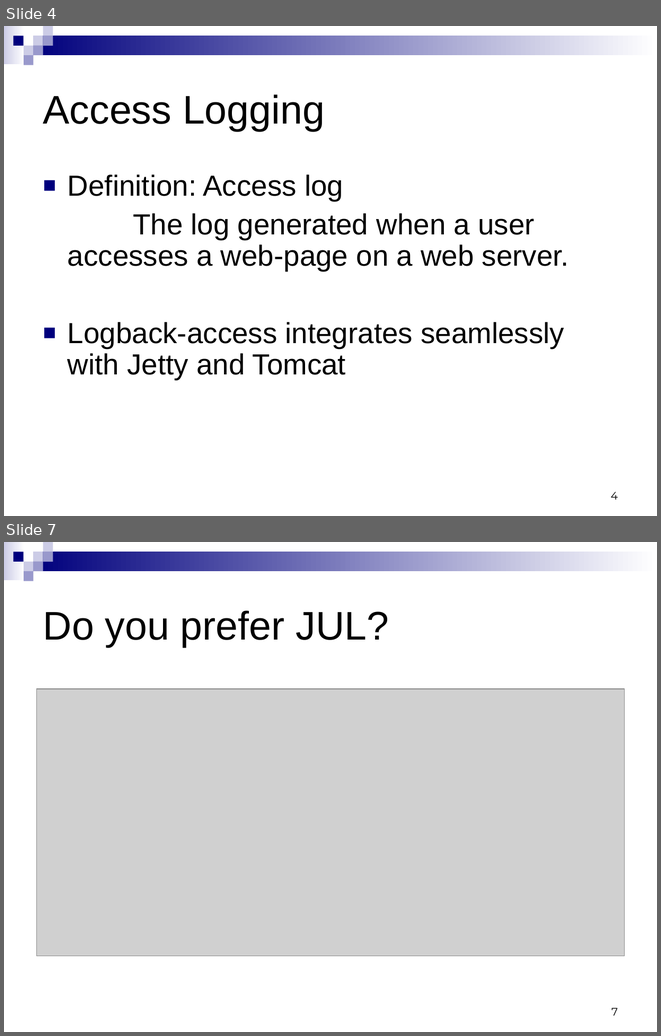
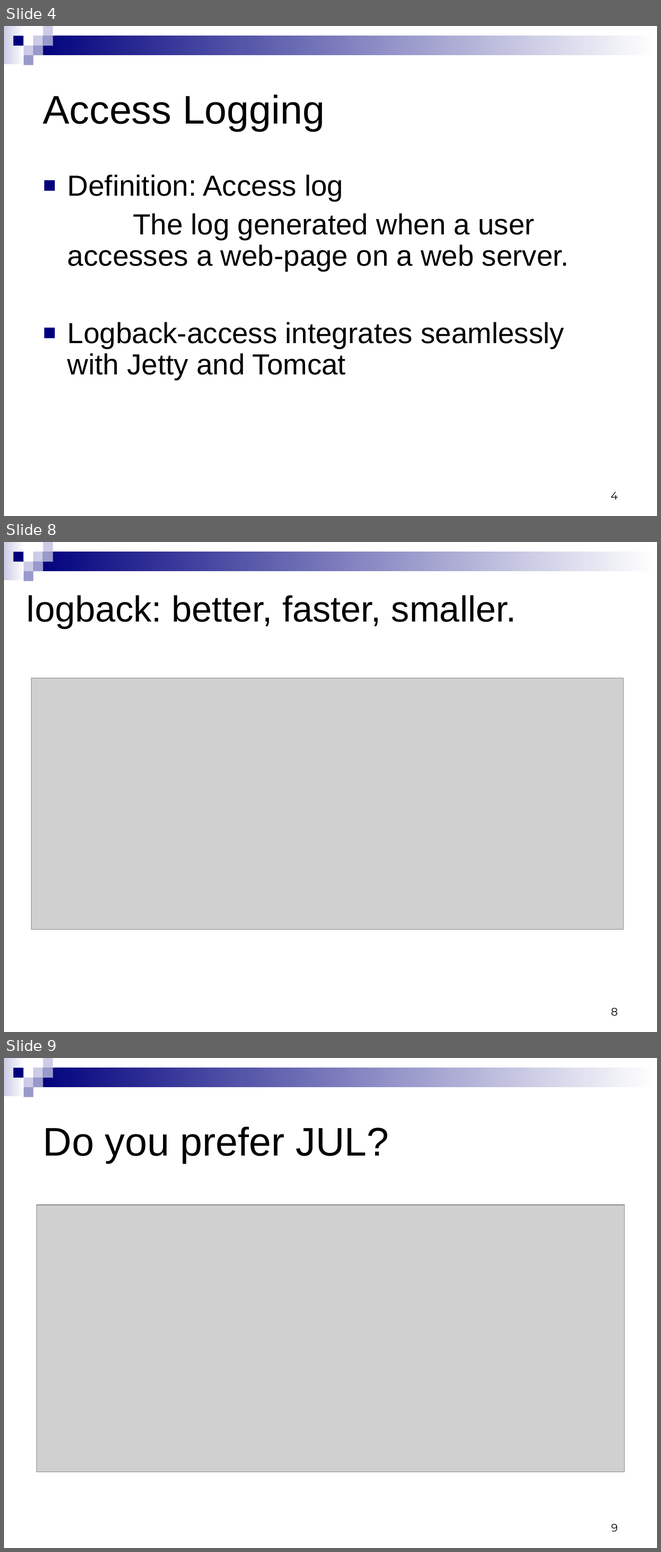
Before and after one commit to qos-ch/logback, a slide deck: logback-site/src/site/resources/10reasons.ppt. Shown one above the other, each under a label of ours: slides 4 and 7 before the commit, slides 4, 8 and 9 after it; the slides between them are not shown. The pictures are 661x1036 and 661x1552 pixels, drawn with LibreOffice and Linux fonts; fonts in the diff are those of the drawing; grey boxes stand for pictures; background and template pictures are left out. Boxes give left, top, right and bottom in pixels: in the first picture for what was removed or moved away, otherwise in the second. Text is boxed around its words. In the diff, an @@ line names an element or a change of style, - is before the commit and + after.

```diff
--- a/logback-site/src/site/resources/10reasons.ppt
+++ b/logback-site/src/site/resources/10reasons.ppt
@@ slide 8 added at box(4, 542, 657, 1032), background #FFFFFF; not listed: 9 template elements that a slide beside it also shows @@
@@ title added at box(27, 595, 517, 628), 40 pt, text #000000 @@
+logback: better, faster, smaller.
@@ picture added at box(32, 678, 624, 929) @@
@@ page number added at box(611, 1007, 618, 1015), 12 pt, text #000000 @@
+8
@@ what was slide 7 is now slide 9 @@
@@ page number at box(611, 1523, 618, 1531): text changed @@
-7
+9
```
Also in this commit, not shown: 3 slides changed, 1 other slide added.
